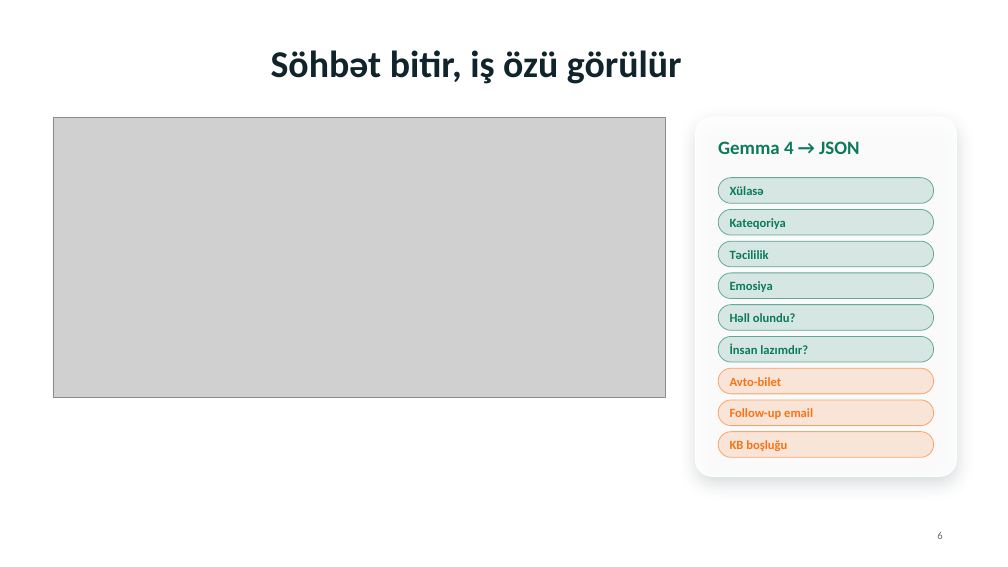
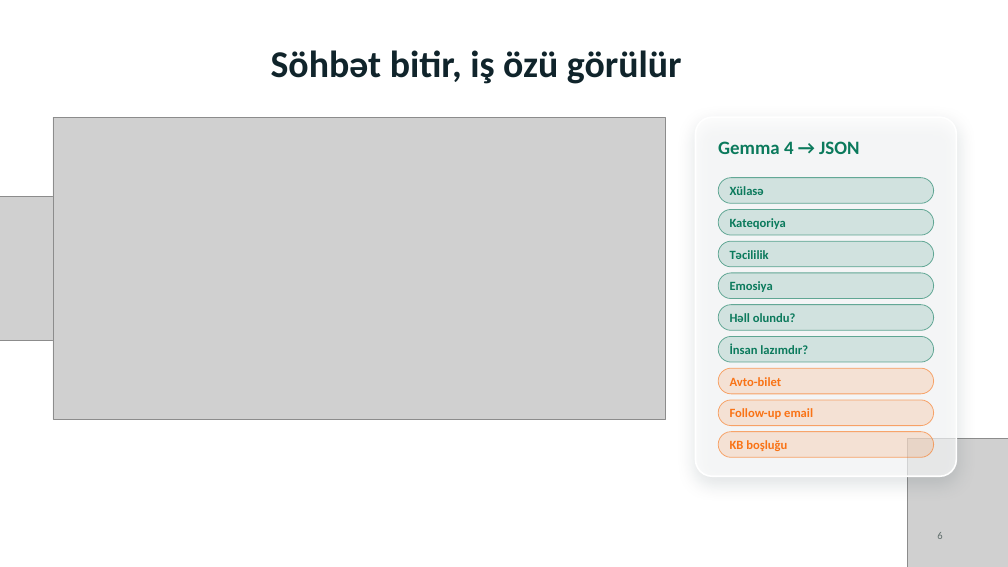
Before and after one commit to Ducktoberfest/team-Chill, a slide deck: slide 6 of deck/ChillDesk.pptx. Drawn at 1008x567 pixels with LibreOffice and Linux fonts; fonts in the diff are those of the drawing; grey boxes stand for pictures; background and template pictures are left out. Boxes give left, top, right and bottom in pixels: in the first picture for what was removed or moved away, otherwise in the second. Text is boxed around its words. In the diff, an @@ line names an element or a change of style, - is before the commit and + after.

```diff
--- a/deck/ChillDesk.pptx
+++ b/deck/ChillDesk.pptx
@@ picture: place and size @@
-picture at (53, 117, 665, 397)
+picture at (53, 117, 665, 420)
@@ rounded rectangle at (696, 117, 957, 476): fill #FFFFFF at 88% opacity to #FFFFFF at 65% opacity; outline #FFFFFF 1 pt to #FFFFFF 1.5 pt @@
@@ picture added at (0, 197, 68, 340) @@
@@ picture added at (907, 439, 1008, 567) @@
```
Also in this commit, not shown: 10 other slides changed, 19 other files.
